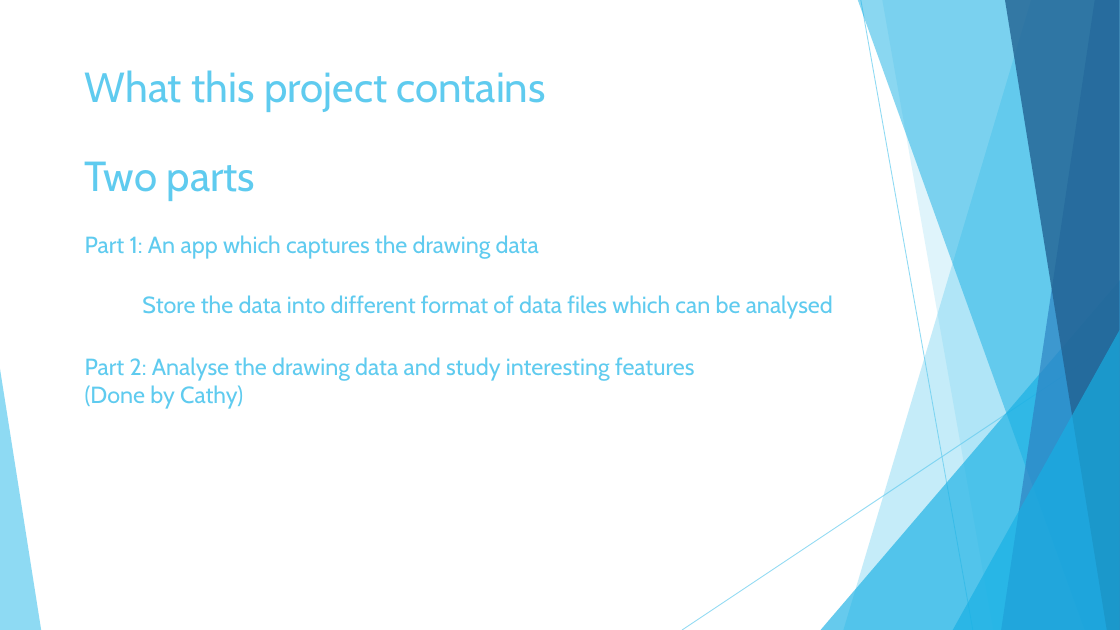
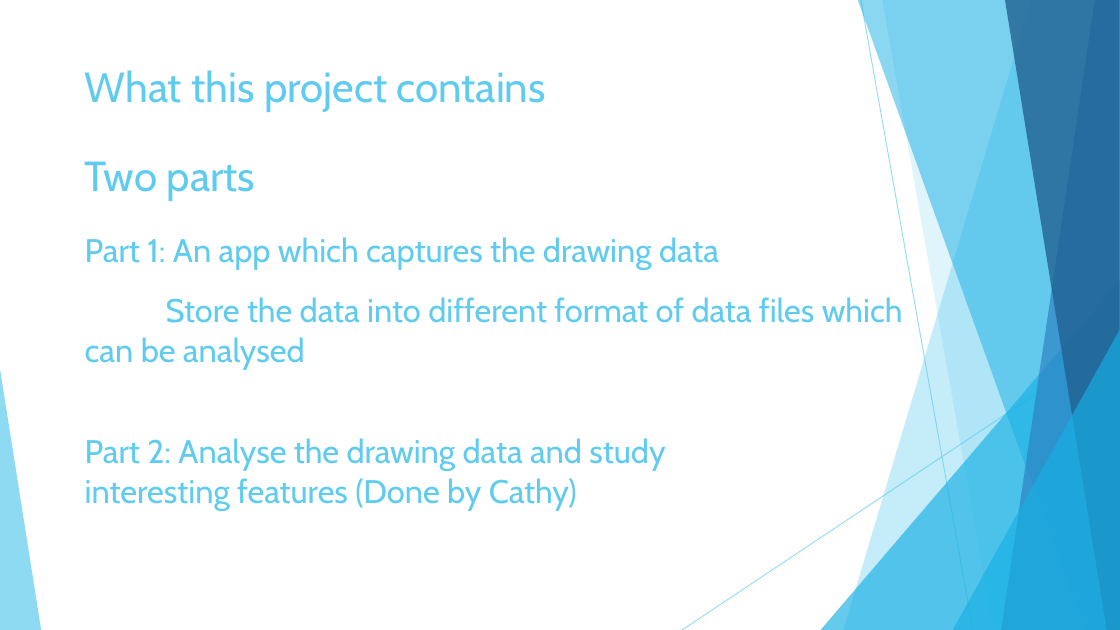
Before and after one commit to JiashuWu/NeuroGraph, a slide deck: slide 11 of Neurograph Project Presentation/Neurograph Presentation Jiashu Wu.pptx (slide 7 before the commit). Drawn at 1120x630 pixels with LibreOffice and Linux fonts; fonts in the diff are those of the drawing. Boxes give left, top, right and bottom in pixels: in the first picture for what was removed or moved away, otherwise in the second. Text is boxed around its words. In the diff, an @@ line names an element or a change of style, - is before the commit and + after.

```diff
--- a/Neurograph Project Presentation/Neurograph Presentation Jiashu Wu.pptx
+++ b/Neurograph Project Presentation/Neurograph Presentation Jiashu Wu.pptx
@@ size 20 to 28 pt in 3 elements at [85,237,719,270], [85,297,903,370], [85,438,665,511] @@
@@ text "Part 2: Analyse the drawing ...": place and size @@
-text "Part 2: Analyse the drawing ..." at [85,357,694,409]
+text "Part 2: Analyse the drawing ..." at [85,438,665,511]
```
Also in this commit, not shown: 8 other slides changed, 7 slides added, 1 other file.
